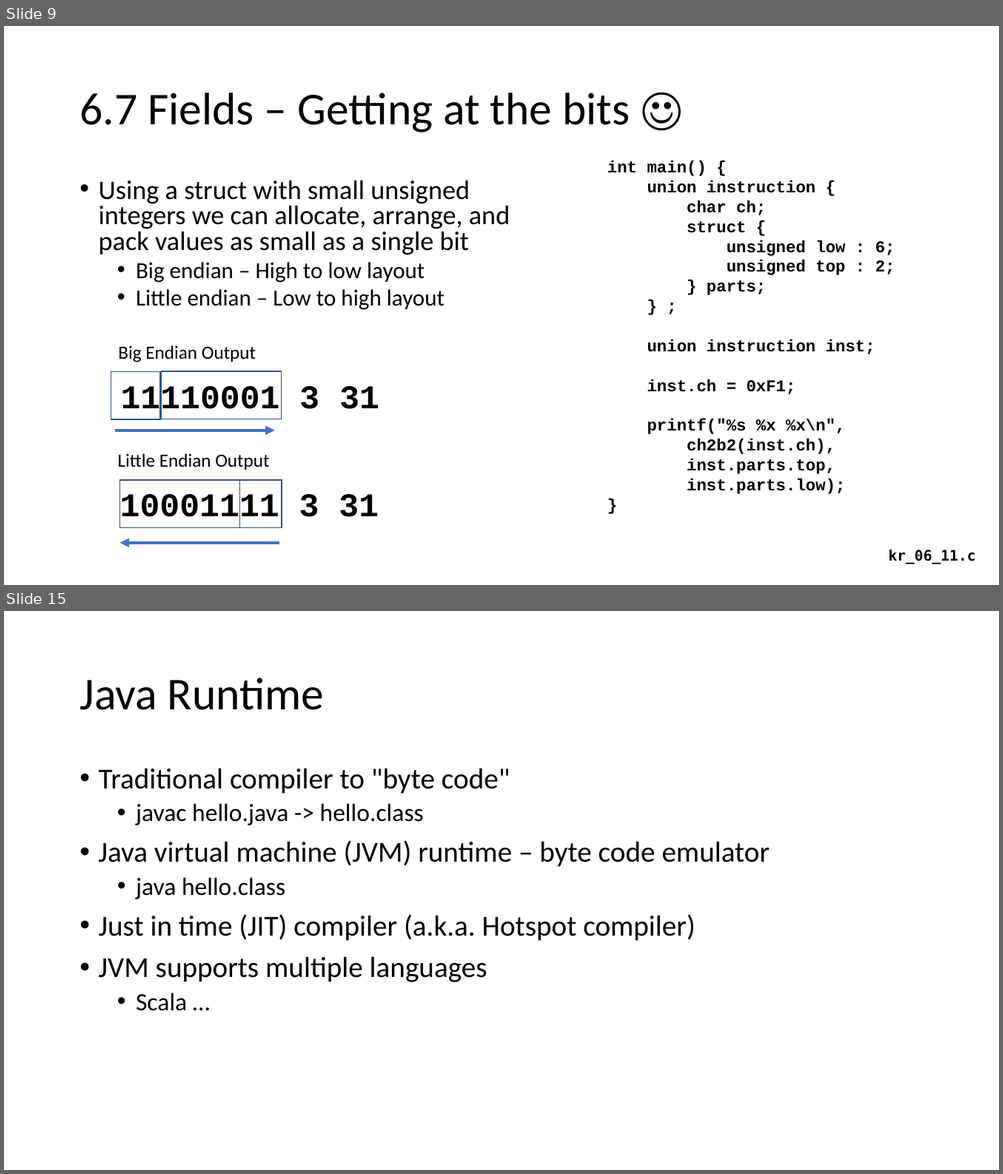
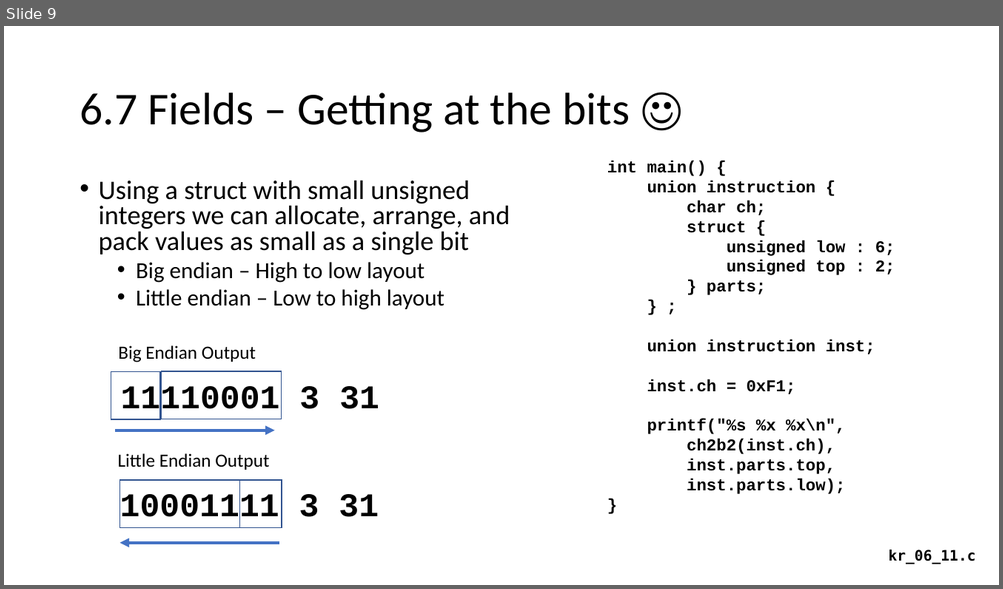
Before and after one commit to csev/ca4e, a slide deck: lectures/save/05-Software-Theory.pptx. Shown one above the other, each under a label of ours: slides 9 and 15 before the commit, slide 9 after it; the slides between them are not shown. The pictures are 1003x1174 and 1003x589 pixels, drawn with LibreOffice and Linux fonts; fonts in the diff are those of the drawing. Boxes give left, top, right and bottom in pixels: in the first picture for what was removed or moved away, otherwise in the second. Text is boxed around its words. In the diff, an @@ line names an element or a change of style, - is before the commit and + after.

```diff
--- a/lectures/save/05-Software-Theory.pptx
+++ b/lectures/save/05-Software-Theory.pptx
@@ slide 15 removed at [4, 611, 999, 1170], background #FFFFFF @@
@@ title removed at [79, 678, 324, 710] @@
-Java Runtime
@@ text removed at [99, 768, 770, 1011] @@
-• Traditional compiler to "byte code"
-  • javac hello.java -> hello.class
-• Java virtual machine (JVM) runtime – byte code emulator
-  • java hello.class
-• Just in time (JIT) compiler (a.k.a. Hotspot compiler)
-• JVM supports multiple languages
-  • Scala …
```
Also in this commit, not shown: 9 other slides removed, 18 other files.
